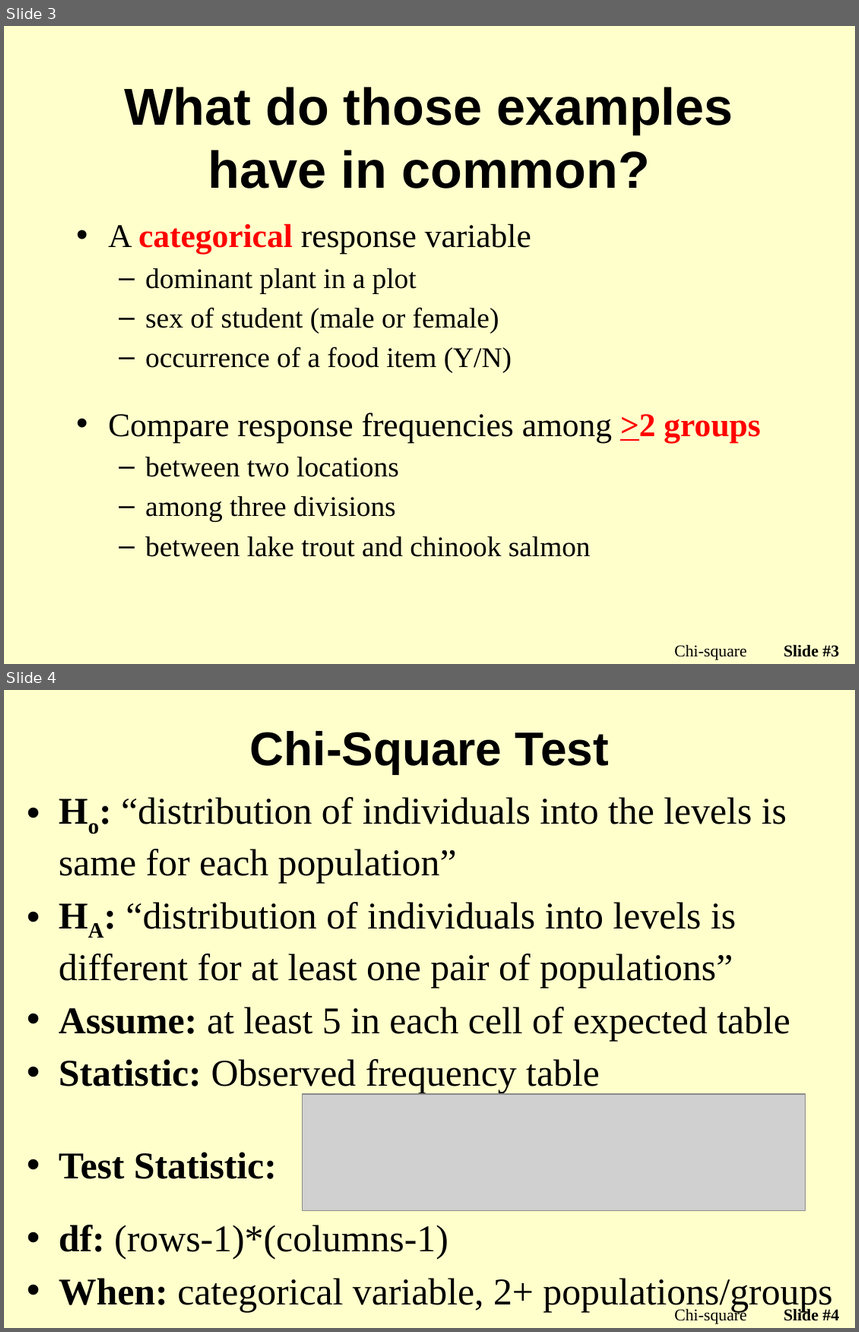
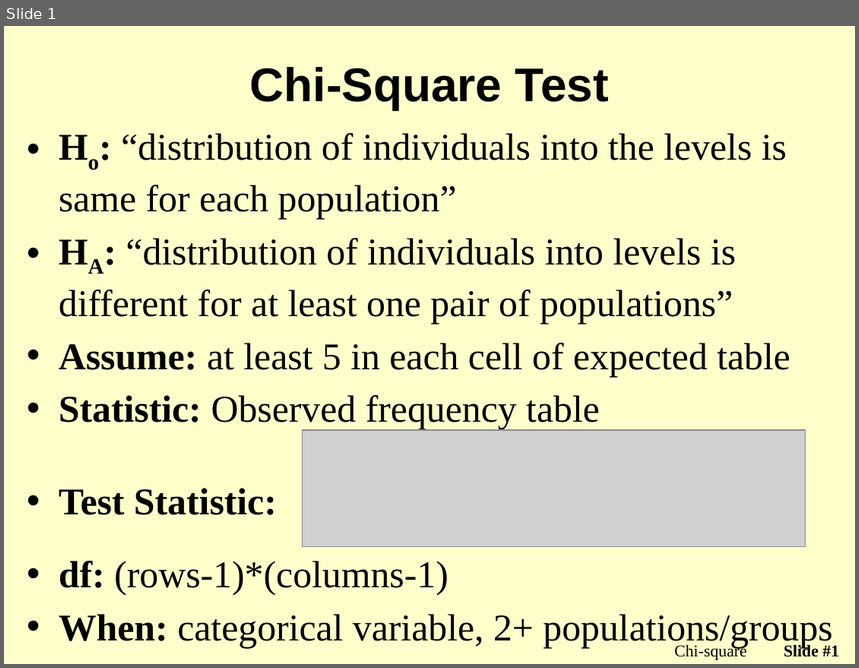
Before and after one commit to droglenc/NCMTH107, a slide deck: modules/Chi_Square/PPT2.pptx. Shown one above the other, each under a label of ours: slides 3 and 4 before the commit, slide 1 after it. The pictures are 859x1332 and 859x668 pixels, drawn with LibreOffice and Linux fonts; fonts in the diff are those of the drawing; grey boxes stand for pictures; background and template pictures are left out. Boxes give left, top, right and bottom in pixels: in the first picture for what was removed or moved away, otherwise in the second. Text is boxed around its words. In the diff, an @@ line names an element or a change of style, - is before the commit and + after.

Commit message:
Starting to update the chi-square module

```diff
--- a/modules/Chi_Square/PPT2.pptx
+++ b/modules/Chi_Square/PPT2.pptx
@@ slide 3 removed at bbox=[4, 26, 855, 664], background picture (left out) @@
@@ title removed at bbox=[124, 87, 734, 189] @@
-What do those examples have in common?
@@ text removed at bbox=[108, 224, 760, 557] @@
-• A categorical response variable
-  – dominant plant in a plot
-  – sex of student (male or female)
-  – occurrence of a food item (Y/N)
-• Compare response frequencies among >2 groups
-  – between two locations
-  – among three divisions
-  – between lake trout and chinook salmon
@@ text removed at bbox=[674, 645, 747, 661] @@
-Chi-square
@@ page number removed at bbox=[784, 645, 839, 658] @@
-Slide #3
@@ what was slide 4 is now slide 1 @@
@@ page number at bbox=[784, 644, 839, 658]: text changed @@
-Slide #4
+Slide #1
```
Also in this commit, not shown: 1 slide changed, 6 slides added, 1 other slide removed, 1 other file.
